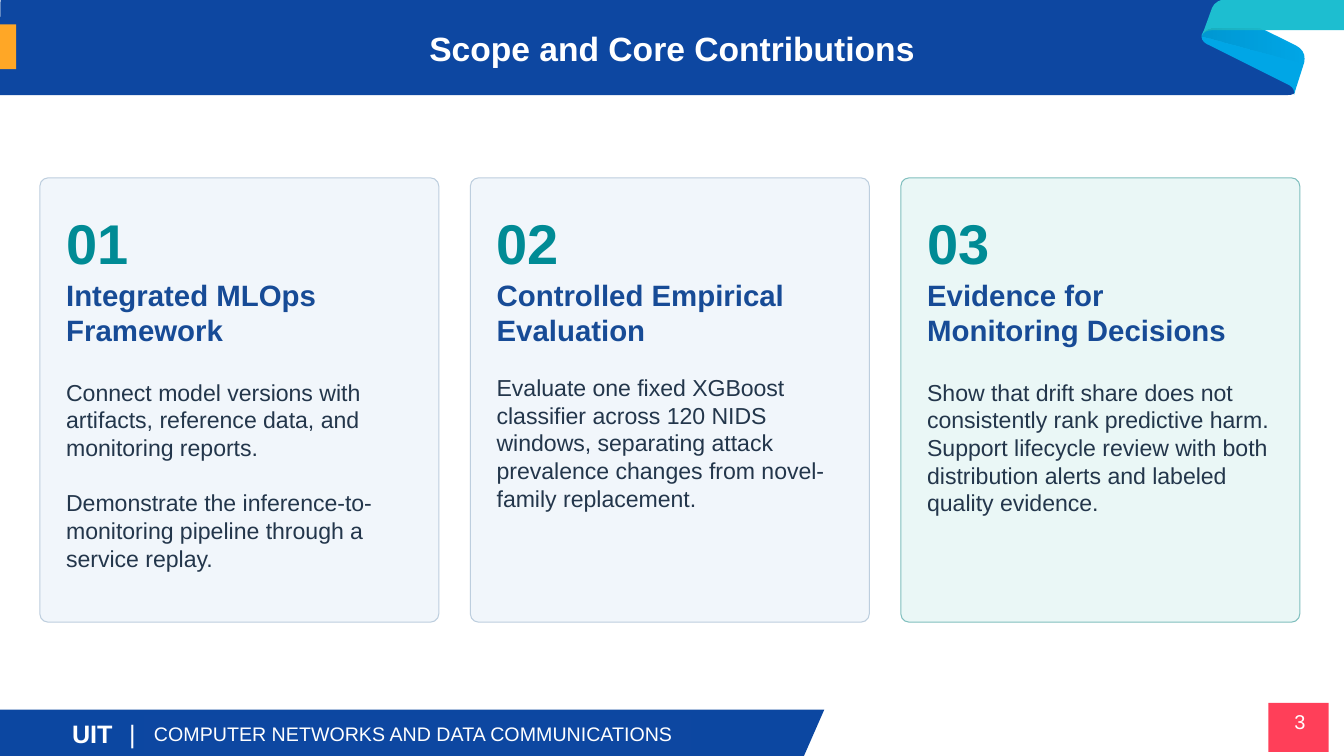
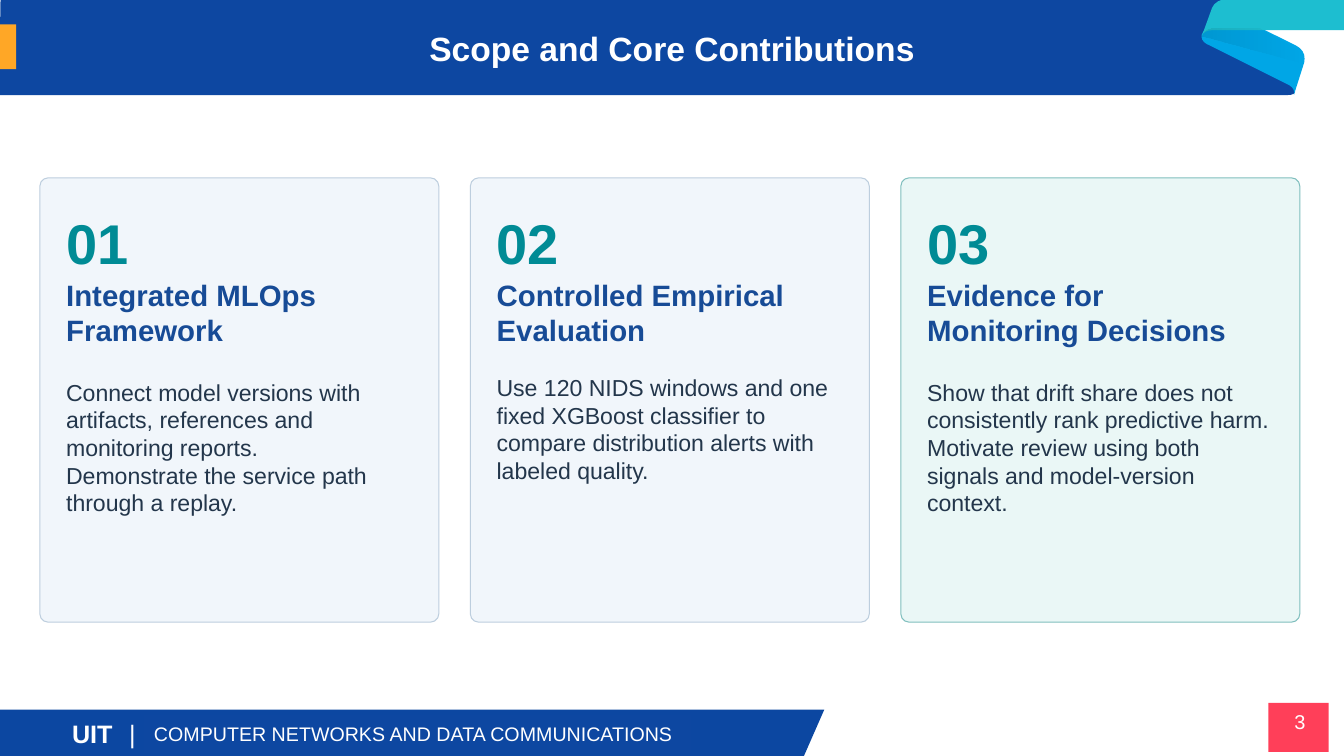
Before and after one commit to Viet-Hoang-2005/MLOps-paas-system, a slide deck: slide 3 of research/slide/CSONET_2026_Presentation.pptx. Drawn at 1344x756 pixels with LibreOffice and Linux fonts; fonts in the diff are those of the drawing; background and template pictures are left out. Boxes give left, top, right and bottom in pixels: in the first picture for what was removed or moved away, otherwise in the second. Text is boxed around its words. In the diff, an @@ line names an element or a change of style, - is before the commit and + after.

Commit message:
slide: Integrating an MLOps framework with an NIDS XGBoost case study

```diff
--- a/research/slide/CSONET_2026_Presentation.pptx
+++ b/research/slide/CSONET_2026_Presentation.pptx
@@ text at (x1=66, y1=384, x2=367, y2=516): text changed @@
-Connect model versions with artifacts, reference data, and monitoring reports.
-Demonstrate the inference-to-monitoring pipeline through a service replay.
+Connect model versions with artifacts, references and monitoring reports.
+Demonstrate the service path through a replay.
@@ text at (x1=497, y1=379, x2=828, y2=484): text changed @@
-Evaluate one fixed XGBoost classifier across 120 NIDS windows, separating attack prevalence changes from novel-family replacement.
+Use 120 NIDS windows and one fixed XGBoost classifier to compare distribution alerts with labeled quality.
@@ text at (x1=927, y1=439, x2=1200, y2=511): text changed @@
-Support lifecycle review with both distribution alerts and labeled quality evidence.
+Motivate review using both signals and model-version context.
```
Also in this commit, not shown: 18 other slides changed, 1 slide added, 3 other files.
